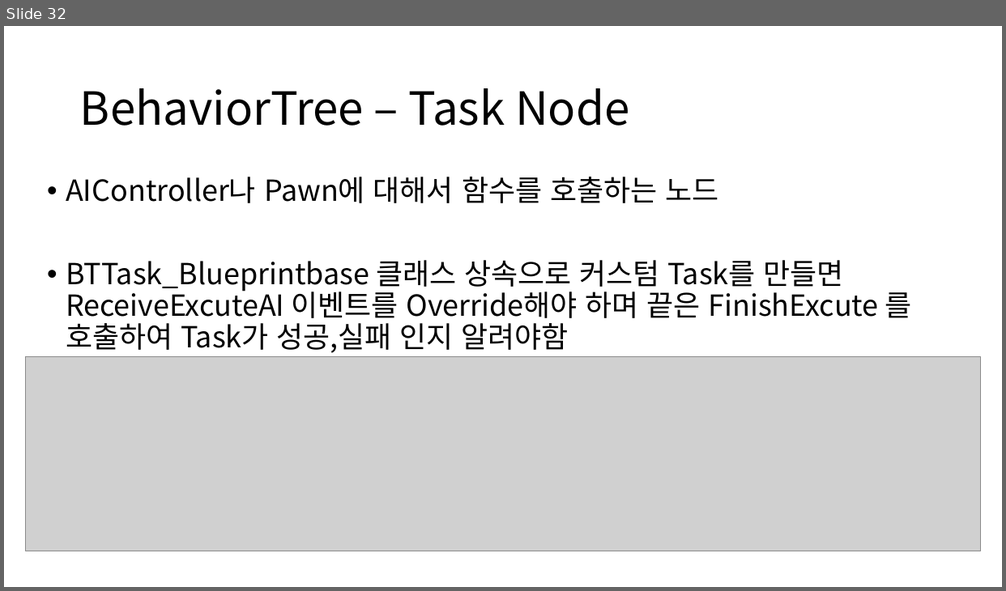
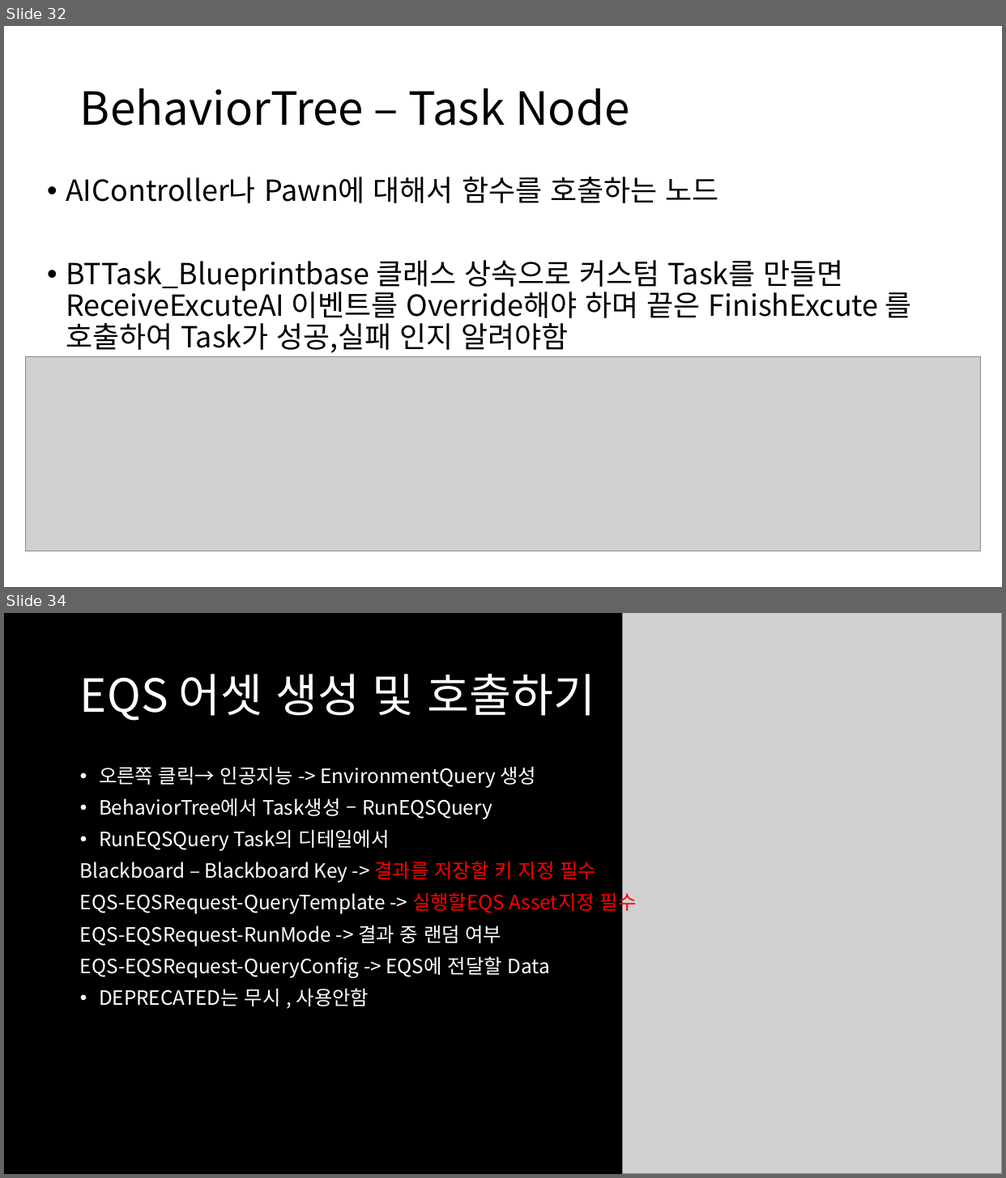
Before and after one commit to ldw9981/UE4_Blueprint, a slide deck: Day04/AI.pptx. Shown one above the other, each under a label of ours: slide 32 before the commit, slides 32 and 34 after it; the slides between them are not shown. The pictures are 1006x591 and 1006x1178 pixels, drawn with LibreOffice and Linux fonts; fonts in the diff are those of the drawing; grey boxes stand for pictures. Boxes give left, top, right and bottom in pixels: in the first picture for what was removed or moved away, otherwise in the second. Text is boxed around its words. In the diff, an @@ line names an element or a change of style, - is before the commit and + after.

```diff
--- a/Day04/AI.pptx
+++ b/Day04/AI.pptx
@@ slide 34 added at box(4, 613, 1002, 1174), background #000000 @@
@@ picture added at box(622, 613, 1002, 1174) @@
@@ title added at box(80, 674, 596, 721), 44 pt, text #FFFFFF @@
+EQS 어셋 생성 및 호출하기
@@ text added at box(80, 767, 637, 1007), 19 pt, text #FFFFFF @@
+• 오른쪽 클릭→ 인공지능 -> EnvironmentQuery 생성
+• BehaviorTree에서 Task생성 – RunEQSQuery
+• RunEQSQuery Task의 디테일에서
+Blackboard – Blackboard Key -> 결과를 저장할 키 지정 필수
+EQS-EQSRequest-QueryTemplate -> 실행할EQS Asset지정 필수
+EQS-EQSRequest-RunMode -> 결과 중 랜덤 여부
+EQS-EQSRequest-QueryConfig -> EQS에 전달할 Data
+• DEPRECATED는 무시 , 사용안함
```
Also in this commit, not shown: 1 slide changed, 7 other slides added, 18 other files.
